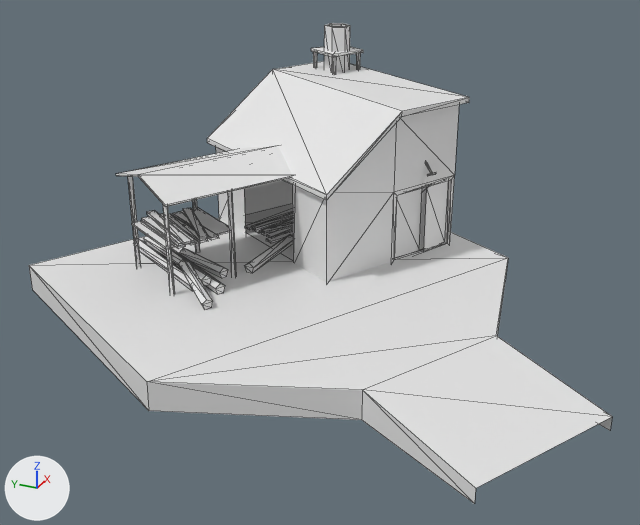
Before and after pictures for a commit that changed the glTF model client/scripts/modules/game/scene/assets/models/buildings/sawmill.glb.
Rendered twice from a 50 mm lens placed at (-0.667, 0.059, 0.59), pointed at (0.295, 0.492, 0.109). Arrows for +X, +Y and +Z are at lower left; the lights stay in place. Mesh edges are drawn as thin lines. Vertices at the same position are counted once.

Names of what the first picture shows: 'sawmill'.
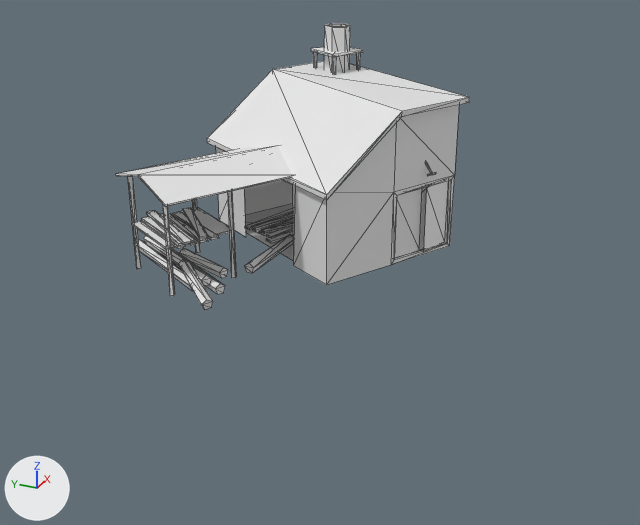
Location of each change, [x1, y1, x2, y2] in pixels of the pictures (640 x 525 px):
```json
{"object": "sawmill", "change": "reshaped", "before": [29, 23, 612, 504], "after": [116, 23, 469, 309], "on screen": "39% narrower, 40% shorter"}
{"part": 1, "of": "me_circle_014", "change": "deleted", "before": [29, 203, 612, 504]}
```

Scene script edits in JSON lines:
```json
{"block": "me_circle_014", "where": "me_circle_014.from_pydata(...)  # 375 vertices, 469 faces; spans x 0.0..0.675, y 0.1..0.89, z 0.035..0.358"}
{"block": "me_circle_014", "where": "# used by ob_sawmill; location = (0.0, 0.0, 0.0)"}
{"block": "me_circle_014", "change": "me_circle_014 part 1: the loose piece of 16 vertices spanning x 0.0..0.675, y 0.1..0.89, z 0.035..0.074 is deleted"}
```
